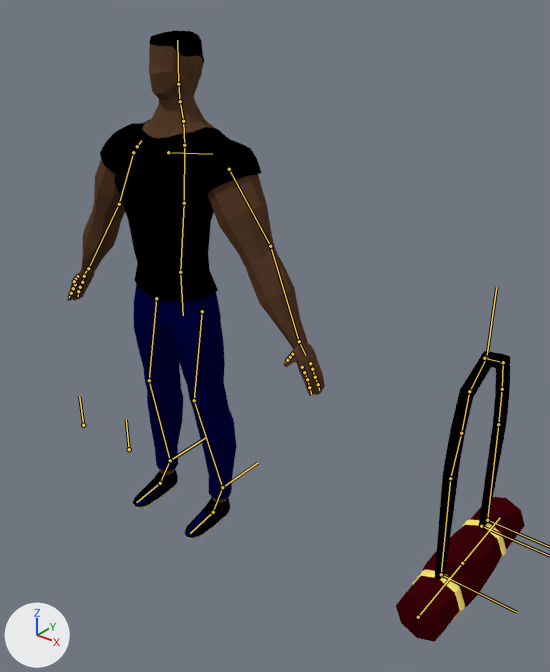
Two versions of the Blender file Documentacao/Personagens/Pedro Cardoso/marombado.blend, one commit apart.
Camera for both pictures: a 50 mm camera at (1.8, -1.73, 1.93) aimed at (0.35, 0.08, 0.81). Every picture has the same lights, and +X, +Y and +Z are marked at lower left. The bones that bend it are drawn over the model as lines.

Names of what the first picture shows: 'Bolsa', 'Corpo'.
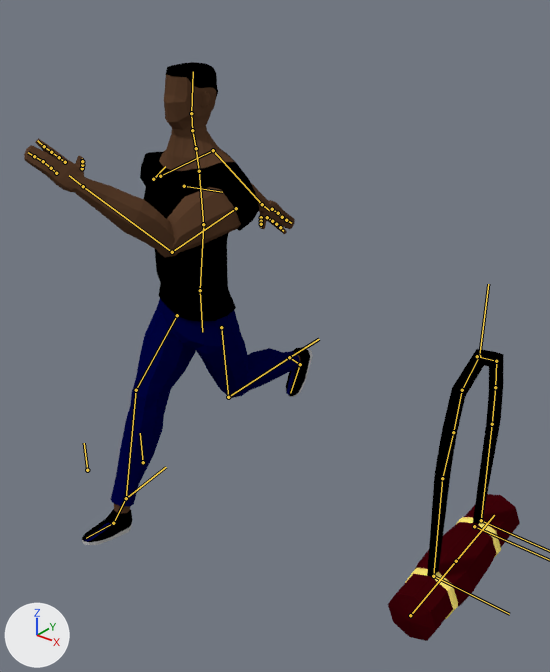
The newer file adds an action. The first version stands in its rest pose; the second is drawn at frame 29 of the action 'Run Cycle'.

Boxes (x1, y1, x2, y2) around the edits, measured in the pictures (550 x 672 px):
'Corpo', posed (12% wider)
    before: (67, 31, 325, 540)
    after: (24, 62, 313, 545)
'Bolsa', posed
    before: (396, 351, 525, 642)
    after: (388, 349, 520, 641)
bone 'Belly', root to tip
    before: (180, 272) to (184, 203)
    after: (200, 290) to (203, 224)
bone 'chest', root to tip
    before: (184, 203) to (184, 145)
    after: (203, 224) to (199, 171)
bone 'Neck Base', root to tip
    before: (183, 121) to (180, 101)
    after: (196, 148) to (192, 130)
bone 'Neck', root to tip
    before: (180, 101) to (178, 84)
    after: (192, 130) to (191, 113)
bone 'Clavicle.L', root to tip
    before: (168, 152) to (212, 154)
    after: (184, 186) to (222, 192)
bone 'Arm.001.L', root to tip
    before: (229, 169) to (270, 246)
    after: (236, 208) to (172, 252)
bone 'Forearm.L', root to tip
    before: (270, 246) to (299, 341)
    after: (172, 252) to (83, 186)
bone 'Hand.L', root to tip
    before: (299, 341) to (305, 355)
    after: (83, 186) to (69, 175)
bone 'Clavicle.R', root to tip
    before: (137, 146) to (141, 140)
    after: (153, 179) to (165, 166)
bone 'Arm.001.R', root to tip
    before: (133, 152) to (119, 204)
    after: (160, 176) to (213, 150)
bone 'Forearm.R', root to tip
    before: (119, 204) to (88, 268)
    after: (213, 150) to (262, 204)
bone 'Hand.R', root to tip
    before: (88, 268) to (83, 275)
    after: (262, 204) to (269, 210)
bone 'Calf.R', root to tip
    before: (149, 380) to (170, 460)
    after: (136, 390) to (126, 498)
bone 'LegPole.L', root to tip
    before: (129, 449) to (126, 419)
    after: (143, 462) to (140, 433)
bone 'IKLeg.R', root to tip
    before: (170, 460) to (206, 437)
    after: (126, 498) to (166, 467)
bone 'Foot.R', root to tip
    before: (170, 460) to (160, 483)
    after: (126, 498) to (113, 523)
bone 'Toes.R', root to tip
    before: (160, 483) to (136, 502)
    after: (113, 523) to (86, 538)
bone 'LegPole.R', root to tip
    before: (83, 425) to (79, 396)
    after: (87, 470) to (84, 443)
bone 'IKLeg.L', root to tip
    before: (222, 487) to (258, 462)
    after: (289, 357) to (319, 339)
bone 'Foot.L', root to tip
    before: (222, 487) to (213, 512)
    after: (289, 357) to (300, 364)
bone 'Toes.L', root to tip
    before: (213, 512) to (190, 533)
    after: (300, 364) to (290, 393)
bone 'Con', root to tip
    before: (486, 358) to (496, 287)
    after: (479, 356) to (488, 284)
bone 'bolsa1', root to tip
    before: (418, 617) to (462, 563)
    after: (410, 615) to (456, 561)

The change, as a diff of the scene's bpy script:
```diff
--- a/Documentacao/Personagens/Pedro Cardoso/marombado.blend.py
+++ b/Documentacao/Personagens/Pedro Cardoso/marombado.blend.py
@@ bone_master @@
 bone_master = bpy.data.objects['Pedro Rig'].pose.bones['MASTER']  # child of 'ROOTROLL'
-bone_master.location = (0.0, 0.0, 0.0)
+bone_master.location = (0.002, 0.093, -0.095)
@@ bone_belly @@
 bone_belly = bpy.data.objects['Pedro Rig'].pose.bones['Belly']  # child of 'MASTER'
-bone_belly.rotation_quaternion = (1.0, 0.0, 0.0, 0.0)  # degrees (0, 0, 0)
+bone_belly.rotation_quaternion = (1.0, 0.009, 0.0, 0.0)  # degrees (1, 0, 0)
@@ bone_chest @@
 bone_chest = bpy.data.objects['Pedro Rig'].pose.bones['chest']  # child of 'Belly'
-bone_chest.rotation_quaternion = (1.0, 0.0, 0.0, 0.0)  # degrees (0, 0, 0)
+bone_chest.rotation_quaternion = (0.998, 0.064, -0.007, -0.003)  # degrees (7, -1, 0)
@@ bone_neck_base @@
 bone_neck_base = bpy.data.objects['Pedro Rig'].pose.bones['Neck Base']  # child of 'Traps'
-bone_neck_base.rotation_quaternion = (1.0, 0.0, 0.0, 0.0)  # degrees (0, 0, 0)
+bone_neck_base.rotation_quaternion = (0.998, -0.061, -0.02, 0.0)  # degrees (-7, -2, 0)
@@ bone_neck @@
 bone_neck = bpy.data.objects['Pedro Rig'].pose.bones['Neck']  # child of 'Neck Base'
-bone_neck.rotation_quaternion = (1.0, 0.0, 0.0, 0.0)  # degrees (0, 0, 0)
+bone_neck.rotation_quaternion = (0.999, -0.033, 0.0, 0.001)  # degrees (-4, 0, 0)
@@ bone_clavicle_l @@
 bone_clavicle_l = bpy.data.objects['Pedro Rig'].pose.bones['Clavicle.L']  # child of 'Traps'
-bone_clavicle_l.rotation_quaternion = (1.0, 0.0, 0.0, 0.0)  # degrees (0, 0, 0)
+bone_clavicle_l.rotation_quaternion = (0.966, -0.014, 0.02, -0.256)  # degrees (-2, 2, -30)
@@ bone_arm_001_l @@
 bone_arm_001_l = bpy.data.objects['Pedro Rig'].pose.bones['Arm.001.L']  # child of 'Clavicle.L'
-bone_arm_001_l.rotation_quaternion = (1.0, 0.0, 0.0, 0.0)  # degrees (0, 0, 0)
+bone_arm_001_l.rotation_quaternion = (0.794, -0.456, -0.191, -0.354)  # degrees (-49, -39, -30)
@@ bone_forearm_l @@
 bone_forearm_l = bpy.data.objects['Pedro Rig'].pose.bones['Forearm.L']  # child of 'Arm.001.L'
-bone_forearm_l.rotation_quaternion = (1.0, 0.0, 0.0, 0.0)  # degrees (0, 0, 0)
+bone_forearm_l.rotation_quaternion = (0.874, -0.412, 0.102, -0.237)  # degrees (-50, -1, -30)
@@ bone_hand_l @@
 bone_hand_l = bpy.data.objects['Pedro Rig'].pose.bones['Hand.L']  # child of 'Forearm.L'
-bone_hand_l.rotation_quaternion = (1.0, 0.0, 0.0, 0.0)  # degrees (0, 0, 0)
+bone_hand_l.rotation_quaternion = (0.997, -0.053, -0.038, 0.029)  # degrees (-6, -4, 4)
@@ bone_clavicle_r @@
 bone_clavicle_r = bpy.data.objects['Pedro Rig'].pose.bones['Clavicle.R']  # child of 'Traps'
-bone_clavicle_r.rotation_quaternion = (1.0, 0.0, 0.0, 0.0)  # degrees (0, 0, 0)
+bone_clavicle_r.rotation_quaternion = (0.995, 0.002, 0.006, -0.103)  # degrees (0, 1, -12)
@@ bone_arm_001_r @@
 bone_arm_001_r = bpy.data.objects['Pedro Rig'].pose.bones['Arm.001.R']  # child of 'Clavicle.R'
-bone_arm_001_r.rotation_quaternion = (1.0, 0.0, 0.0, 0.0)  # degrees (0, 0, 0)
+bone_arm_001_r.rotation_quaternion = (0.753, 0.425, -0.274, -0.421)  # degrees (61, -3, -60)
@@ bone_forearm_r @@
 bone_forearm_r = bpy.data.objects['Pedro Rig'].pose.bones['Forearm.R']  # child of 'Arm.001.R'
-bone_forearm_r.rotation_quaternion = (1.0, 0.0, 0.0, 0.0)  # degrees (0, 0, 0)
+bone_forearm_r.rotation_quaternion = (0.939, -0.337, 0.06, 0.022)  # degrees (-39, 7, 0)
@@ bone_hand_r @@
 bone_hand_r = bpy.data.objects['Pedro Rig'].pose.bones['Hand.R']  # child of 'Forearm.R'
-bone_hand_r.rotation_quaternion = (1.0, 0.0, 0.0, 0.0)  # degrees (0, 0, 0)
+bone_hand_r.rotation_quaternion = (0.999, -0.006, -0.026, -0.041)  # degrees (-1, -3, -5)
@@ bone_calf_r @@
 bone_calf_r = bpy.data.objects['Pedro Rig'].pose.bones['Calf.R']  # child of 'Leg.R'
-bone_calf_r.rotation_quaternion = (1.0, 0.0, 0.0, 0.0)  # degrees (0, 0, 0)
+bone_calf_r.rotation_quaternion = (0.998, -0.065, 0.001, 0.02)  # degrees (-7, 0, 2)
@@ bone_legpole_l @@
 bone_legpole_l = bpy.data.objects['Pedro Rig'].pose.bones['LegPole.L']  # child of 'ROOTROLL'
-bone_legpole_l.location = (0.0, 0.0, 0.0)
+bone_legpole_l.location = (0.068, -0.021, 0.005)
@@ bone_ikleg_r @@
 bone_ikleg_r = bpy.data.objects['Pedro Rig'].pose.bones['IKLeg.R']  # child of 'ROOTROLL'
-bone_ikleg_r.location = (0.0, 0.0, 0.0)
-bone_ikleg_r.rotation_quaternion = (1.0, 0.0, 0.0, 0.0)  # degrees (0, 0, 0)
+bone_ikleg_r.location = (0.056, -0.284, 0.007)
+bone_ikleg_r.rotation_quaternion = (0.998, 0.062, 0.0, 0.0)  # degrees (7, 0, 0)
@@ bone_foot_r @@
 bone_foot_r = bpy.data.objects['Pedro Rig'].pose.bones['Foot.R']  # child of 'IKLeg.R'
-bone_foot_r.location = (0.0, 0.0, 0.0)
-bone_foot_r.rotation_quaternion = (1.0, 0.0, 0.0, 0.0)  # degrees (0, 0, 0)
+bone_foot_r.location = (0.001, -0.003, 0.022)
+bone_foot_r.rotation_quaternion = (0.985, -0.167, -0.017, -0.036)  # degrees (-19, -3, -4)
@@ bone_toes_r @@
 bone_toes_r = bpy.data.objects['Pedro Rig'].pose.bones['Toes.R']  # child of 'Foot.R'
-bone_toes_r.rotation_quaternion = (1.0, 0.0, 0.0, 0.0)  # degrees (0, 0, 0)
+bone_toes_r.rotation_quaternion = (0.999, -0.041, 0.03, 0.02)  # degrees (-5, 3, 2)
@@ bone_legpole_r @@
 bone_legpole_r = bpy.data.objects['Pedro Rig'].pose.bones['LegPole.R']  # child of 'ROOTROLL'
-bone_legpole_r.location = (0.0, 0.0, 0.0)
+bone_legpole_r.location = (-0.001, -0.186, 0.005)
@@ bone_ikleg_l @@
 bone_ikleg_l = bpy.data.objects['Pedro Rig'].pose.bones['IKLeg.L']  # child of 'ROOTROLL'
-bone_ikleg_l.location = (0.0, 0.0, 0.0)
-bone_ikleg_l.rotation_quaternion = (1.0, 0.0, 0.0, 0.0)  # degrees (0, 0, 0)
+bone_ikleg_l.location = (-0.098, 0.548, 0.314)
+bone_ikleg_l.rotation_quaternion = (1.0, 0.013, 0.0, 0.0)  # degrees (2, 0, 0)
@@ bone_foot_l @@
 bone_foot_l = bpy.data.objects['Pedro Rig'].pose.bones['Foot.L']  # child of 'IKLeg.L'
-bone_foot_l.rotation_quaternion = (1.0, 0.0, 0.0, 0.0)  # degrees (0, 0, 0)
+bone_foot_l.rotation_quaternion = (0.744, 0.668, 0.008, 0.023)  # degrees (84, -1, 3)
@@ bone_toes_l @@
 bone_toes_l = bpy.data.objects['Pedro Rig'].pose.bones['Toes.L']  # child of 'Foot.L'
-bone_toes_l.rotation_quaternion = (1.0, 0.0, 0.0, 0.0)  # degrees (0, 0, 0)
+bone_toes_l.rotation_quaternion = (0.952, -0.302, 0.0, -0.04)  # degrees (-35, -1, -4)
@@ bone_con @@
 bone_con = bpy.data.objects['Pedro Rig'].pose.bones['Con']
-bone_con.location = (0.0, 0.0, 0.0)
+bone_con.location = (-0.005, 0.02, 0.039)
@@ bone_bolsa1 @@
 bone_bolsa1 = bpy.data.objects['Pedro Rig'].pose.bones['bolsa1']  # child of 'AlçaControle'
-bone_bolsa1.location = (0.0, 0.0, 0.0)
+bone_bolsa1.location = (0.0, 0.0, 0.013)
```
